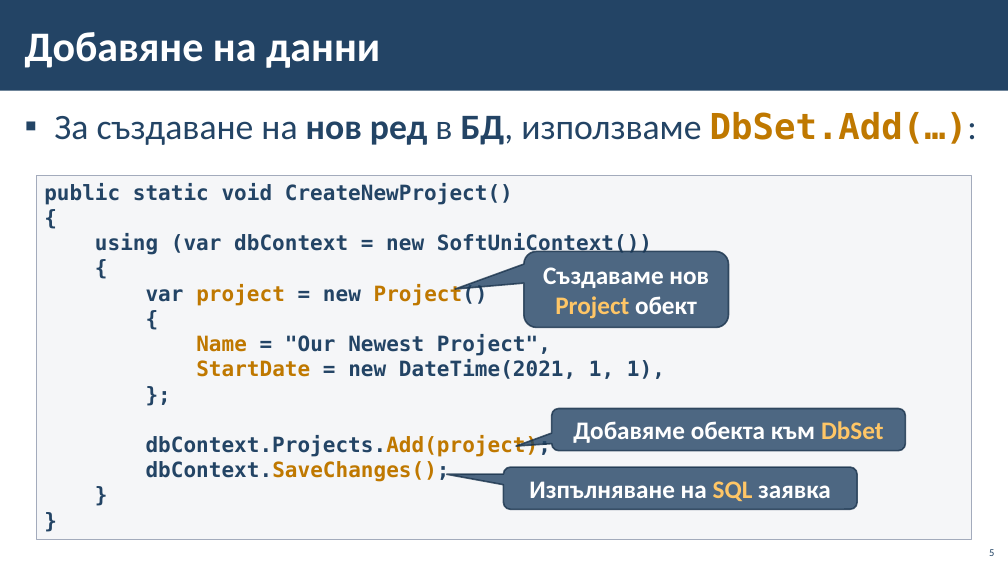
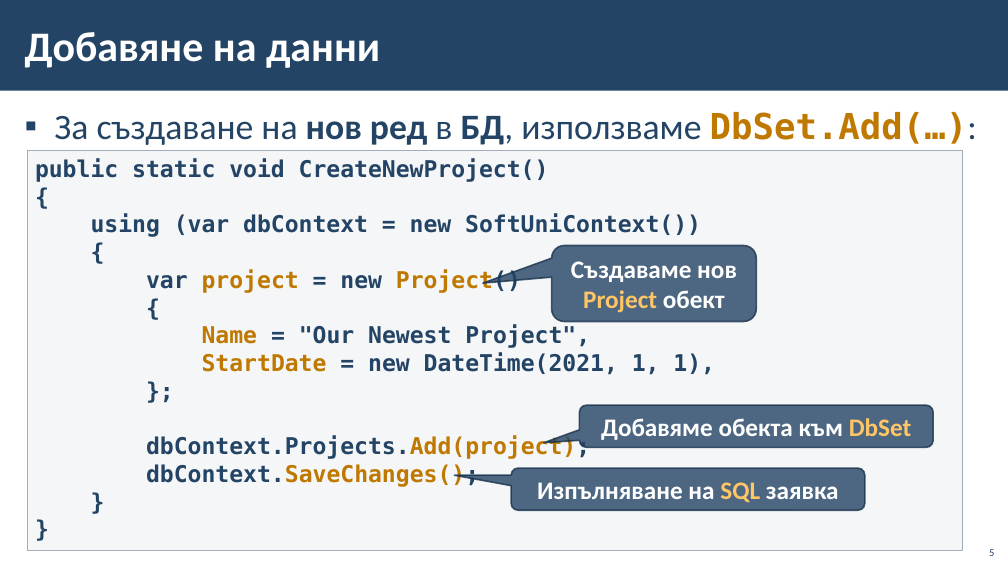
Before and after one commit to BG-IT-Edu/School-Programming, a slide deck: slide 5 of Courses/Software-Sciences/Module-4-Information-Systems-New/06-CRUD-with-EF-and-Windows-Forms/06-CRUD-with-EF-Core-and-Windows-Forms.pptx. Drawn at 1008x567 pixels with LibreOffice and Linux fonts; fonts in the diff are those of the drawing; background and template pictures are left out. Boxes give left, top, right and bottom in pixels: in the first picture for what was removed or moved away, otherwise in the second. Text is boxed around its words. In the diff, an @@ line names an element or a change of style, - is before the commit and + after.

```diff
--- a/Courses/Software-Sciences/Module-4-Information-Systems-New/06-CRUD-with-EF-and-Windows-Forms/06-CRUD-with-EF-Core-and-Windows-Forms.pptx
+++ b/Courses/Software-Sciences/Module-4-Information-Systems-New/06-CRUD-with-EF-and-Windows-Forms/06-CRUD-with-EF-Core-and-Windows-Forms.pptx
@@ rectangle "public static void CreateNewProject()": place and size @@
-rectangle "public static void CreateNewProject()" at [37, 175, 972, 539]
+rectangle "public static void CreateNewProject()" at [28, 150, 963, 550]
@@ rectangle "public static void CreateNewProject()" at [28, 150, 963, 550]: size 20 to 22 pt @@
@@ rounded speech box "Създаваме нов Project обект": place and size @@
-rounded speech box "Създаваме нов Project обект" at [524, 252, 729, 328]
+rounded speech box "Създаваме нов Project обект" at [552, 246, 757, 322]
@@ rounded speech box "Добавяме обекта към DbSet": place and size @@
-rounded speech box "Добавяме обекта към DbSet" at [552, 408, 906, 451]
+rounded speech box "Добавяме обекта към DbSet" at [579, 405, 933, 448]
@@ rounded speech box "Изпълняване на SQL заявка": place and size @@
-rounded speech box "Изпълняване на SQL заявка" at [504, 467, 858, 510]
+rounded speech box "Изпълняване на SQL заявка" at [511, 468, 865, 510]
```
Also in this commit, not shown: 9 other slides changed.
